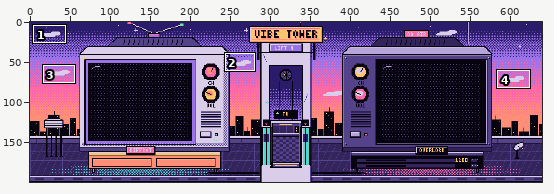
A pixel-art file gets an edit: art/office/roof.aseprite. The picture above shows the old version from afar; the outline marks the close-up.
Close-up. As it was:
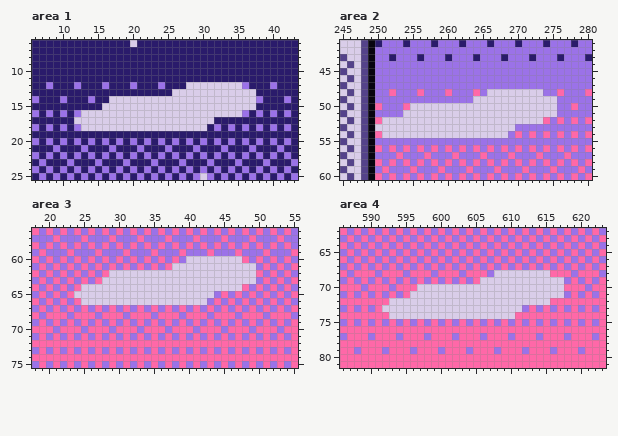
640x200 pixels, 1 frame. Shown: area 1: x 6..43, y 6..25; area 2: x 245..280, y 41..60; area 3: x 18..55, y 56..75; area 4: x 586..623, y 62..81. The commit also changed other parts of the picture, which this record leaves out.
The same view after the edit:
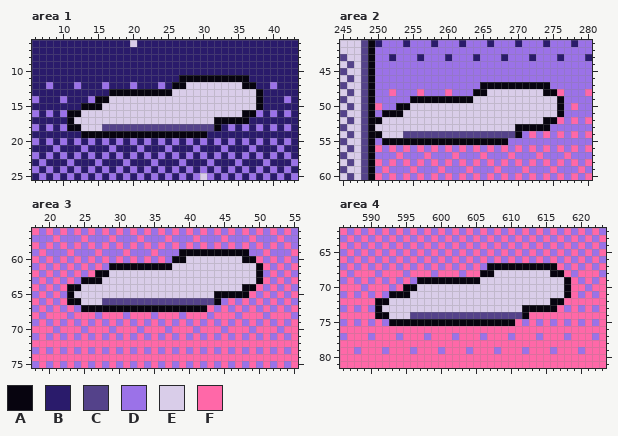
Palette (. is transparent): A #07040f  B #2a1b6b  C #54428a  D #9b72e8  E #d9cde9  F #ff68a8
Difference:
{"where": "area 1, layer \"bg\""}
{"y":11,"x":27,"old":"BBBBBBBBBB","new":"AAAAAAAAAA"}
{"y":12,"x":26,"old":"BB","new":"AA"}
{"y":12,"x":36,"old":"DB","new":"AA"}
{"y":13,"x":17,"old":"BBBBBBBBB","new":"AAAAAAAAA"}
{"y":13,"x":38,"old":"B","new":"A"}
{"y":14,"x":15,"old":"BB","new":"AA"}
{"y":14,"x":38,"old":"D","new":"A"}
{"y":15,"x":13,"old":"BBB","new":"AAA"}
{"y":15,"x":38,"old":"B","new":"A"}
{"y":16,"x":11,"old":"BD","new":"AA"}
{"y":16,"x":36,"old":"DB","new":"AA"}
{"y":17,"x":11,"old":"B","new":"A"}
{"y":17,"x":32,"old":"BBBBB","new":"AAAAA"}
{"y":18,"x":11,"old":"BD","new":"AA"}
{"y":18,"x":16,"old":"EEEEEEEEEEEEEEEBD","new":"CCCCCCCCCCCCCCCCA"}
{"y":19,"x":13,"old":"BBBBBBBBBBBBBBBBBB","new":"AAAAAAAAAAAAAAAAAA"}
{"where": "area 2, layer \"bg\""}
{"y":47,"x":265,"old":"DDDDDDDDDD","new":"AAAAAAAAAA"}
{"y":48,"x":264,"old":"FD","new":"AA"}
{"y":48,"x":274,"old":"DD","new":"AA"}
{"y":49,"x":255,"old":"DDDDDDDDD","new":"AAAAAAAAA"}
{"y":49,"x":276,"old":"D","new":"A"}
{"y":50,"x":253,"old":"DF","new":"AA"}
{"y":50,"x":276,"old":"D","new":"A"}
{"y":51,"x":251,"old":"DDD","new":"AAA"}
{"y":51,"x":276,"old":"D","new":"A"}
{"y":52,"x":250,"old":"F","new":"A"}
{"y":52,"x":274,"old":"FD","new":"AA"}
{"y":53,"x":270,"old":"DDDDD","new":"AAAAA"}
{"y":54,"x":250,"old":"F","new":"A"}
{"y":54,"x":254,"old":"EEEEEEEEEEEEEEEDF","new":"CCCCCCCCCCCCCCCCA"}
{"y":55,"x":251,"old":"DDDDDDDDDDDDDDDDDD","new":"AAAAAAAAAAAAAAAAAA"}
{"where": "area 3, layer \"bg\""}
{"y":59,"x":39,"old":"FDDDFDDDFD","new":"AAAAAAAAAA"}
{"y":60,"x":38,"old":"FD","new":"AA"}
{"y":60,"x":48,"old":"FD","new":"AA"}
{"y":61,"x":29,"old":"FDFDFDFDF","new":"AAAAAAAAA"}
{"y":61,"x":50,"old":"D","new":"A"}
{"y":62,"x":27,"old":"DF","new":"AA"}
{"y":62,"x":50,"old":"F","new":"A"}
{"y":63,"x":25,"old":"FDF","new":"AAA"}
{"y":63,"x":50,"old":"D","new":"A"}
{"y":64,"x":23,"old":"DF","new":"AA"}
{"y":64,"x":48,"old":"FD","new":"AA"}
{"y":65,"x":23,"old":"F","new":"A"}
{"y":65,"x":44,"old":"DFDFD","new":"AAAAA"}
{"y":66,"x":23,"old":"DF","new":"AA"}
{"y":66,"x":28,"old":"EEEEEEEEEEEEEEEDF","new":"CCCCCCCCCCCCCCCCA"}
{"y":67,"x":25,"old":"FDFDFDFDFDFDFDFDFD","new":"AAAAAAAAAAAAAAAAAA"}
{"where": "area 4, layer \"bg\""}
{"y":67,"x":607,"old":"FDFDFDFDFD","new":"AAAAAAAAAA"}
{"y":68,"x":606,"old":"FD","new":"AA"}
{"y":68,"x":616,"old":"FF","new":"AA"}
{"y":69,"x":597,"old":"FDFDFDFDF","new":"AAAAAAAAA"}
{"y":69,"x":618,"old":"D","new":"A"}
{"y":70,"x":595,"old":"FF","new":"AA"}
{"y":70,"x":618,"old":"F","new":"A"}
{"y":71,"x":593,"old":"FDF","new":"AAA"}
{"y":71,"x":618,"old":"D","new":"A"}
{"y":72,"x":591,"old":"FF","new":"AA"}
{"y":72,"x":616,"old":"FF","new":"AA"}
{"y":73,"x":591,"old":"F","new":"A"}
{"y":73,"x":612,"old":"DFDFD","new":"AAAAA"}
{"y":74,"x":591,"old":"FF","new":"AA"}
{"y":74,"x":596,"old":"EEEEEEEEEEEEEEEFF","new":"CCCCCCCCCCCCCCCCA"}
{"y":75,"x":593,"old":"FDFDFDFDFDFDFDFDFD","new":"AAAAAAAAAAAAAAAAAA"}
